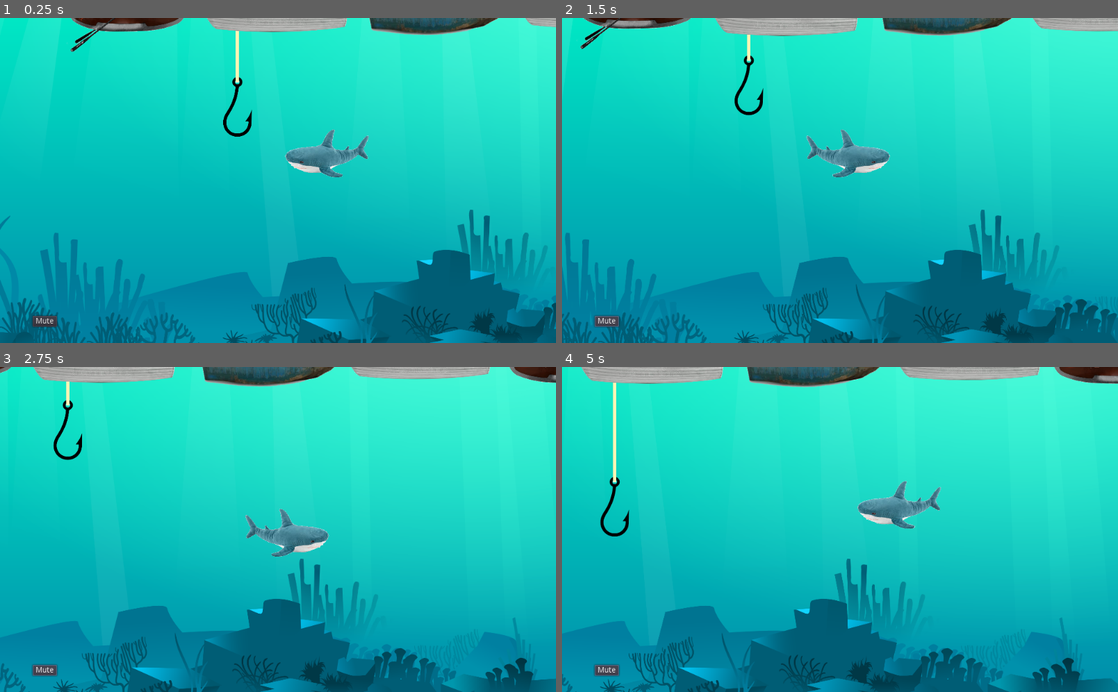
Above: before the commit, frames 1-4 (two rows, left to right).
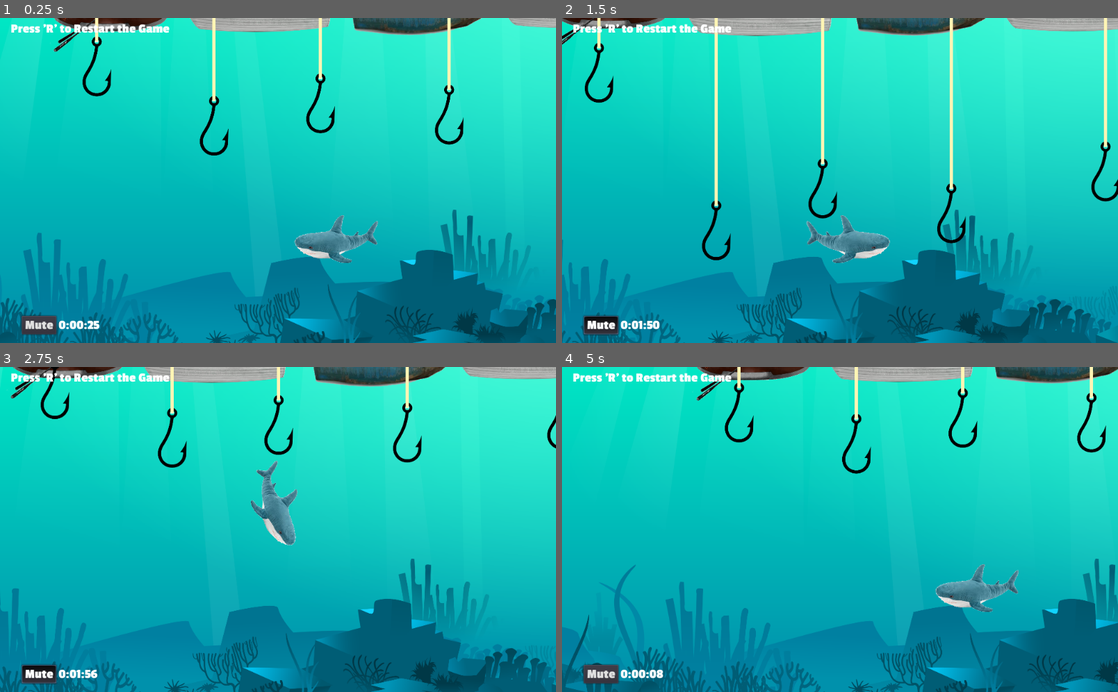
Above: after the commit, the same moments.

Repository: alvinphilips/brohaj
Game: Godot game, scene res://maps/hooks.tscn
Two runs of this game, one before a commit and one after it. Both use one fixed random seed, a clock stepped at 60 frames per second and the inputs below.
Inputs:
- Up to frame 1 (0.25 s): no input
- Up to frame 2 (1.5 s): click "Mute" at 0.5 s; hold Right (ui_right) from 1.28 s (still down)
- Up to frame 3 (2.75 s): release Right (ui_right) at 2.03 s; hold Down (ui_down) from 2.03 s (still down)
- Up to frame 4 (5 s): release Down (ui_down) at 2.78 s; hold Right (ui_right) 2.78-3.53 s; hold Up (ui_up) 3.53-4.28 s; hold Left (ui_left) from 4.28 s (still down); tap R (restart, bound only after the commit) at 4.9 s

The runs differ from the first frame. In frame 1, 15% of the frame differs, in the area x 0-100%, y 0-100%; in frame 2, 18%; in frame 3, 23%; in frame 4, 34%.

Commit message:
feat: Added multiple hooks and restart

Diff:
--- a/game/maps/hooks.tscn
+++ b/game/maps/hooks.tscn
@@ -11,6 +11,27 @@
 [ext_resource path="res://music/background_theme.wav" type="AudioStream" id=9]
 [ext_resource path="res://scripts/sound.gd" type="Script" id=10]
 [ext_resource path="res://scenes/Hook.tscn" type="PackedScene" id=11]
+[ext_resource path="res://theme.tres" type="Theme" id=12]
+[ext_resource path="res://maps/time_counter.gd" type="Script" id=13]
+
+[sub_resource type="GDScript" id=3]
+script/source = "extends Node2D
+
+
+# Declare member variables here. Examples:
+# var a = 2
+# var b = \"text\"
+
+
+# Called when the node enters the scene tree for the first time.
+func _ready():
+	pass # Replace with function body.
+
+
+# Called every frame. 'delta' is the elapsed time since the previous frame.
+#func _process(delta):
+#	pass
+"
 
 [sub_resource type="RectangleShape2D" id=2]
 
@@ -19,6 +40,7 @@
 height = 90.0
 
 [node name="World" type="Node2D"]
+script = SubResource( 3 )
 
 [node name="Walls" type="Node2D" parent="."]
 
@@ -54,8 +76,6 @@
 position = Vector2( 1014, 242 )
 scale = Vector2( 0.499309, 0.501875 )
 texture = ExtResource( 3 )
-
-[node name="Hook" parent="." instance=ExtResource( 11 )]
 
 [node name="Boats" type="Node2D" parent="."]
 script = ExtResource( 8 )
@@ -98,8 +118,67 @@
 autoplay = true
 script = ExtResource( 10 )
 
+[node name="CanvasLayer" type="CanvasLayer" parent="."]
+
+[node name="MarginContainer" type="MarginContainer" parent="CanvasLayer"]
+margin_left = 40.0
+margin_top = 550.0
+margin_right = 105.0
+margin_bottom = 570.0
+
+[node name="HBoxContainer" type="HBoxContainer" parent="CanvasLayer/MarginContainer"]
+margin_right = 145.0
+margin_bottom = 34.0
+size_flags_horizontal = 2
+size_flags_vertical = 2
+
+[node name="Button" type="Button" parent="CanvasLayer/MarginContainer/HBoxContainer"]
+margin_right = 64.0
+margin_bottom = 34.0
+theme = ExtResource( 12 )
+toggle_mode = true
+text = "Mute"
+
+[node name="Label" type="Label" parent="CanvasLayer/MarginContainer/HBoxContainer"]
+margin_left = 68.0
+margin_top = 3.0
+margin_right = 145.0
+margin_bottom = 31.0
+theme = ExtResource( 12 )
+text = "0:30:44"
+script = ExtResource( 13 )
+
+[node name="CenterContainer" type="CenterContainer" parent="CanvasLayer"]
+margin_left = 20.0
+margin_right = 40.0
+margin_bottom = 40.0
+
+[node name="Instructions" type="Label" parent="CanvasLayer/CenterContainer"]
+margin_top = 6.0
+margin_right = 292.0
+margin_bottom = 34.0
+theme = ExtResource( 12 )
+text = "Press 'R' to Restart the Game"
+
+[node name="Hooks" type="Node2D" parent="."]
+
+[node name="Hook" parent="Hooks" instance=ExtResource( 11 )]
+position = Vector2( 7, 89 )
+
+[node name="Hook2" parent="Hooks" instance=ExtResource( 11 )]
+position = Vector2( 223, 126 )
+
+[node name="Hook3" parent="Hooks" instance=ExtResource( 11 )]
+position = Vector2( 419, 98 )
+
+[node name="Hook4" parent="Hooks" instance=ExtResource( 11 )]
+position = Vector2( 656, 109 )
+
+[node name="Hook5" parent="Hooks" instance=ExtResource( 11 )]
+position = Vector2( 940, 134 )
+
 [node name="blahaj" type="KinematicBody2D" parent="."]
-position = Vector2( 400, 250 )
+position = Vector2( 448, 408 )
 script = ExtResource( 2 )
 
 [node name="Sprite" type="Sprite" parent="blahaj"]
@@ -111,17 +190,4 @@
 rotation = 1.5708
 shape = SubResource( 1 )
 
-[node name="CanvasLayer" type="CanvasLayer" parent="."]
-
-[node name="MarginContainer" type="MarginContainer" parent="CanvasLayer"]
-margin_left = 60.0
-margin_top = 550.0
-margin_right = 105.0
-margin_bottom = 570.0
-
-[node name="Button" type="Button" parent="CanvasLayer/MarginContainer"]
-margin_right = 45.0
-margin_bottom = 20.0
-text = "Mute"
-
-[connection signal="button_down" from="CanvasLayer/MarginContainer/Button" to="AudioStreamPlayer" method="_on_Button_button_down"]
+[connection signal="button_down" from="CanvasLayer/MarginContainer/HBoxContainer/Button" to="AudioStreamPlayer" method="_on_Button_button_down"]
--- /dev/null
+++ b/game/maps/time_counter.gd
@@ -0,0 +1,33 @@
+extends Label
+
+
+# Declare member variables here. Examples:
+# var a = 2
+# var b = "text"
+
+var is_caught = false
+
+# Called when the node enters the scene tree for the first time.
+func _ready():
+	var player = get_node("/root/World/blahaj")
+	player.connect("caught", self, "on_blahaj_caught")
+
+var time = 0
+var minutes
+var seconds
+var millis
+
+func on_blahaj_caught():
+	is_caught = true
+
+# Called every frame. 'delta' is the elapsed time since the previous frame.
+func _process(delta):
+	if is_caught:
+		return
+
+	time += delta
+	millis = int(time * 100) % 100
+	minutes = time / 3600
+	seconds = int(time - minutes) % 60
+
+	text = "%d:%02d:%02d" % [minutes, seconds, millis]
--- a/game/project.godot
+++ b/game/project.godot
@@ -18,6 +18,43 @@
 
 common/drop_mouse_on_gui_input_disabled=true
 
+[input]
+
+ui_left={
+"deadzone": 0.5,
+"events": [ Object(InputEventKey,"resource_local_to_scene":false,"resource_name":"","device":0,"alt":false,"shift":false,"control":false,"meta":false,"command":false,"pressed":false,"scancode":16777231,"physical_scancode":0,"unicode":0,"echo":false,"script":null)
+, Object(InputEventJoypadButton,"resource_local_to_scene":false,"resource_name":"","device":0,"button_index":14,"pressure":0.0,"pressed":false,"script":null)
+, Object(InputEventKey,"resource_local_to_scene":false,"resource_name":"","device":0,"alt":false,"shift":false,"control":false,"meta":false,"command":false,"pressed":false,"scancode":0,"physical_scancode":65,"unicode":0,"echo":false,"script":null)
+ ]
+}
+ui_right={
+"deadzone": 0.5,
+"events": [ Object(InputEventKey,"resource_local_to_scene":false,"resource_name":"","device":0,"alt":false,"shift":false,"control":false,"meta":false,"command":false,"pressed":false,"scancode":16777233,"physical_scancode":0,"unicode":0,"echo":false,"script":null)
+, Object(InputEventJoypadButton,"resource_local_to_scene":false,"resource_name":"","device":0,"button_index":15,"pressure":0.0,"pressed":false,"script":null)
+, Object(InputEventKey,"resource_local_to_scene":false,"resource_name":"","device":0,"alt":false,"shift":false,"control":false,"meta":false,"command":false,"pressed":false,"scancode":0,"physical_scancode":68,"unicode":0,"echo":false,"script":null)
+ ]
+}
+ui_up={
+"deadzone": 0.5,
+"events": [ Object(InputEventKey,"resource_local_to_scene":false,"resource_name":"","device":0,"alt":false,"shift":false,"control":false,"meta":false,"command":false,"pressed":false,"scancode":16777232,"physical_scancode":0,"unicode":0,"echo":false,"script":null)
+, Object(InputEventJoypadButton,"resource_local_to_scene":false,"resource_name":"","device":0,"button_index":12,"pressure":0.0,"pressed":false,"script":null)
+, Object(InputEventKey,"resource_local_to_scene":false,"resource_name":"","device":0,"alt":false,"shift":false,"control":false,"meta":false,"command":false,"pressed":false,"scancode":0,"physical_scancode":87,"unicode":0,"echo":false,"script":null)
+ ]
+}
+ui_down={
+"deadzone": 0.5,
+"events": [ Object(InputEventKey,"resource_local_to_scene":false,"resource_name":"","device":0,"alt":false,"shift":false,"control":false,"meta":false,"command":false,"pressed":false,"scancode":16777234,"physical_scancode":0,"unicode":0,"echo":false,"script":null)
+, Object(InputEventJoypadButton,"resource_local_to_scene":false,"resource_name":"","device":0,"button_index":13,"pressure":0.0,"pressed":false,"script":null)
+, Object(InputEventKey,"resource_local_to_scene":false,"resource_name":"","device":0,"alt":false,"shift":false,"control":false,"meta":false,"command":false,"pressed":false,"scancode":0,"physical_scancode":83,"unicode":0,"echo":false,"script":null)
+ ]
+}
+restart={
+"deadzone": 0.5,
+"events": [ Object(InputEventKey,"resource_local_to_scene":false,"resource_name":"","device":0,"alt":false,"shift":false,"control":false,"meta":false,"command":false,"pressed":false,"scancode":0,"physical_scancode":82,"unicode":0,"echo":false,"script":null)
+, Object(InputEventKey,"resource_local_to_scene":false,"resource_name":"","device":0,"alt":false,"shift":false,"control":false,"meta":false,"command":false,"pressed":false,"scancode":82,"physical_scancode":0,"unicode":0,"echo":false,"script":null)
+ ]
+}
+
 [physics]
 
 common/enable_pause_aware_picking=true
--- a/game/scripts/blahaj.gd
+++ b/game/scripts/blahaj.gd
@@ -18,11 +18,12 @@
 var isCaught = false
 
 func _physics_process(delta):
+	if Input.is_action_just_pressed("restart"):
+		get_tree().reload_current_scene()
 	if isCaught:
 		return
 
 	move -= move * 0.05
-
 	if Input.is_action_pressed("ui_up"):
 		move.y -= VERTICAL_MOVEMENT_SPEED * delta
 	if Input.is_action_pressed("ui_down"):
--- a/game/scripts/sound.gd
+++ b/game/scripts/sound.gd
@@ -8,13 +8,16 @@
 
 # Called when the node enters the scene tree for the first time.
 func _ready():
-	pass # Replace with function body.
+	var player = get_node("/root/World/blahaj")
+	player.connect("caught", self, "_on_blahaj_caught")
 
 
 # Called every frame. 'delta' is the elapsed time since the previous frame.
 #func _process(delta):
 #	pass
 
+func _on_blahaj_caught():
+	pitch_scale = 0.8
 
 func _on_Button_button_down():
 	self.playing = !self.playing
--- /dev/null
+++ b/game/theme.tres
@@ -0,0 +1,10 @@
+[gd_resource type="Theme" load_steps=3 format=2]
+
+[ext_resource path="res://fonts/PassionOne-Bold.ttf" type="DynamicFontData" id=1]
+
+[sub_resource type="DynamicFont" id=3]
+size = 24
+font_data = ExtResource( 1 )
+
+[resource]
+default_font = SubResource( 3 )
Binary file added: game/fonts/PassionOne-Bold.ttf
Not shown: 1 places in game/maps/hooks.tscn that only renumber resources
Binary file added: game/sprites/no_sound.png
Not shown, added: game/sprites/no_sound.png.import
Binary file added: game/sprites/sound.png
Not shown, added: game/sprites/sound.png.import
